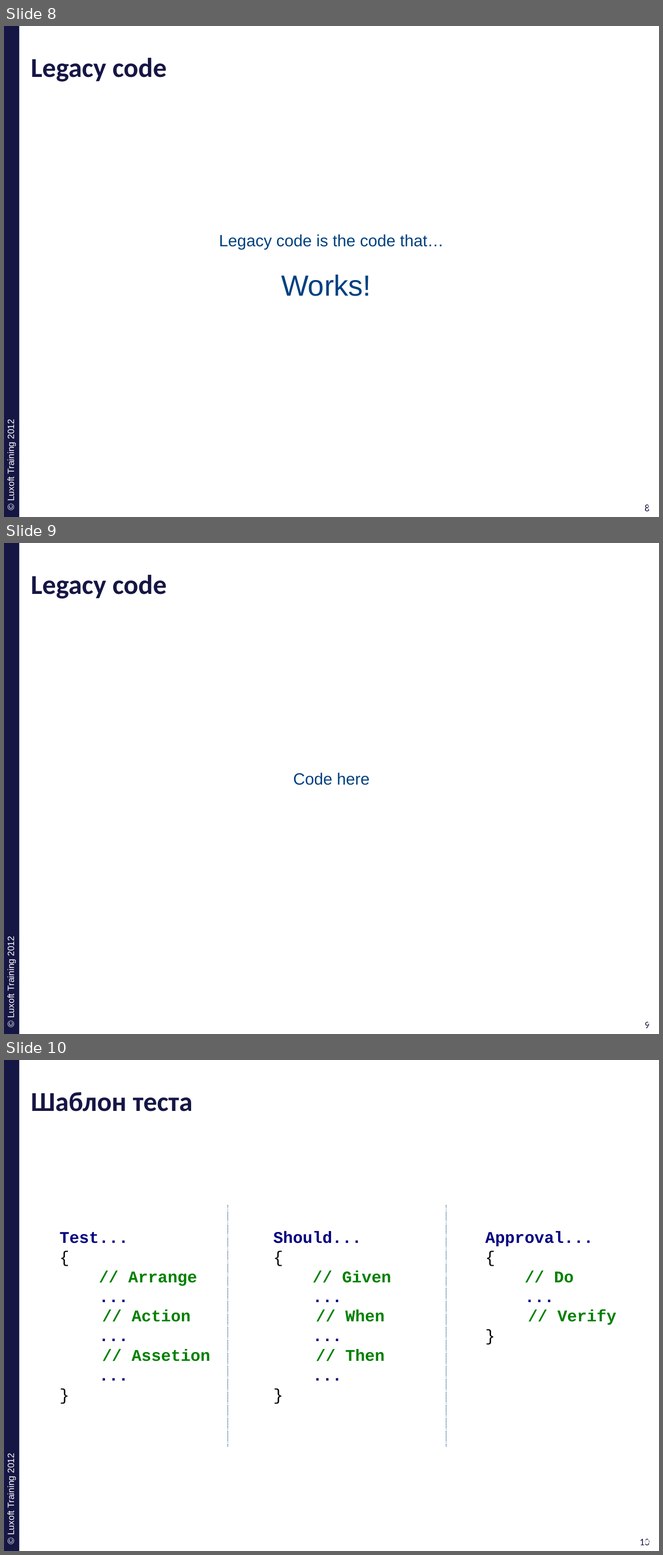
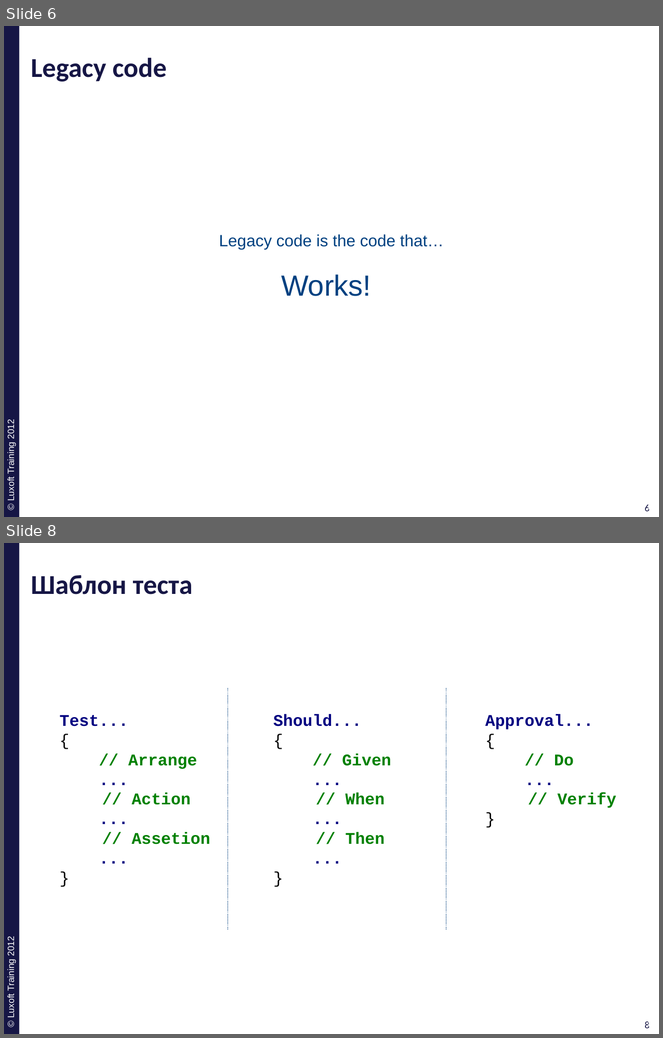
Before and after one commit to ivan-dyachenko/Trainings, a slide deck: Test Driven Development/materials/pptx/10. TDD-Approval.pptx. Shown one above the other, each under a label of ours: slides 8, 9 and 10 before the commit, slides 6 and 8 after it; the slides between them are not shown. The pictures are 663x1555 and 663x1038 pixels, drawn with LibreOffice and Linux fonts; fonts in the diff are those of the drawing; background and template pictures are left out. Boxes give left, top, right and bottom in pixels: in the first picture for what was removed or moved away, otherwise in the second. Text is boxed around its words. In the diff, an @@ line names an element or a change of style, - is before the commit and + after.

```diff
--- a/Test Driven Development/materials/pptx/10. TDD-Approval.pptx
+++ b/Test Driven Development/materials/pptx/10. TDD-Approval.pptx
@@ slide 9 removed at (4,543,659,1034), background #FFFFFF; not listed: 4 template elements that a slide beside it also shows @@
@@ title removed at (31,575,167,599) @@
-Legacy code
@@ rectangle removed at (102,761,561,797) @@
-Code here
@@ what was slide 8 is now slide 6 @@
@@ page number at (645,505,650,512): text changed @@
-8
+6
@@ page number at (648,505,653,512): text changed @@
-8
+6
@@ what was slide 10 is now slide 8 @@
@@ page number at (645,1022,650,1029): text changed @@
-10
+8
@@ page number at (648,1022,653,1029): text changed @@
-10
+8
```
Also in this commit, not shown: 7 slides changed, 7 slides added, 3 other slides removed, 13 other files.
